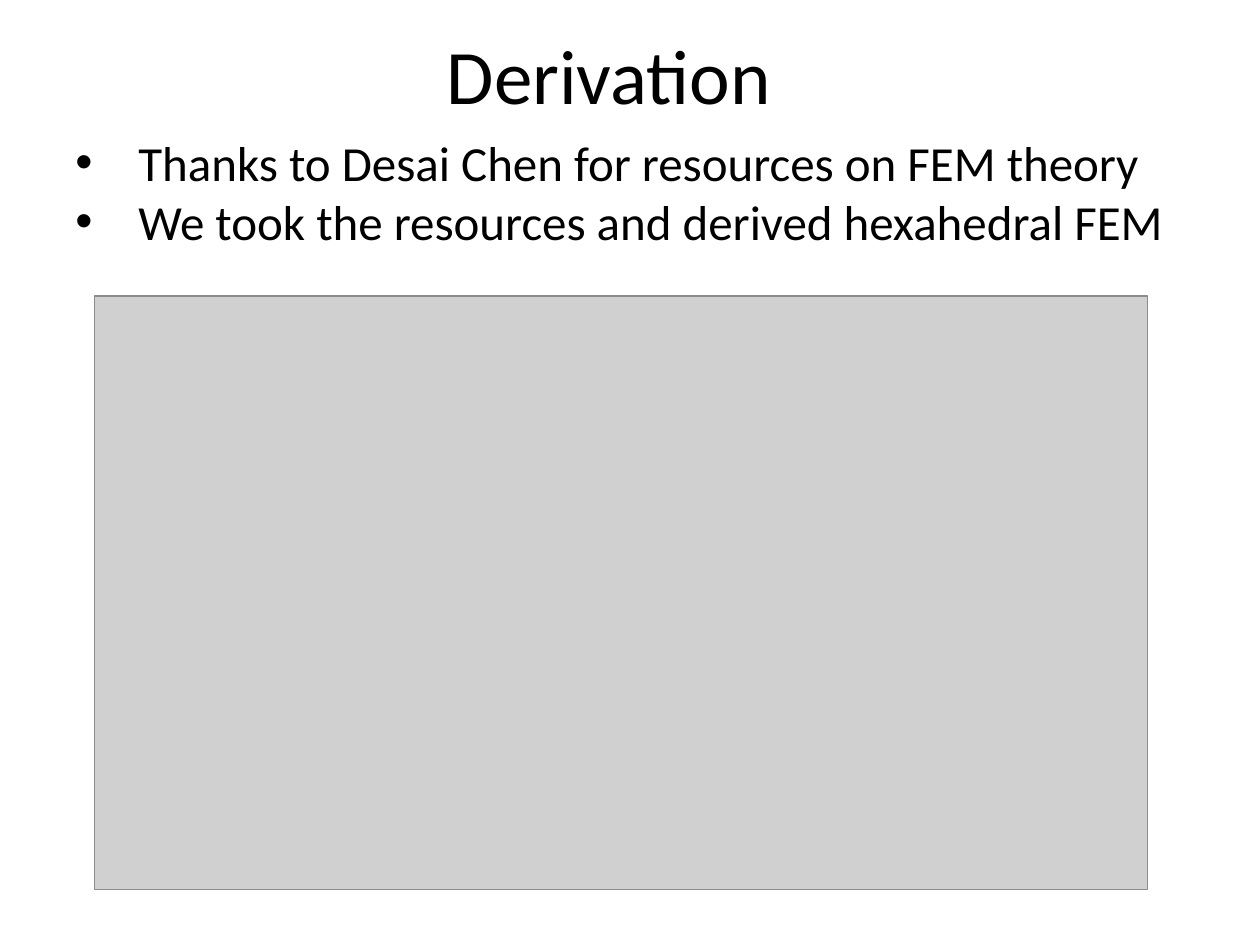
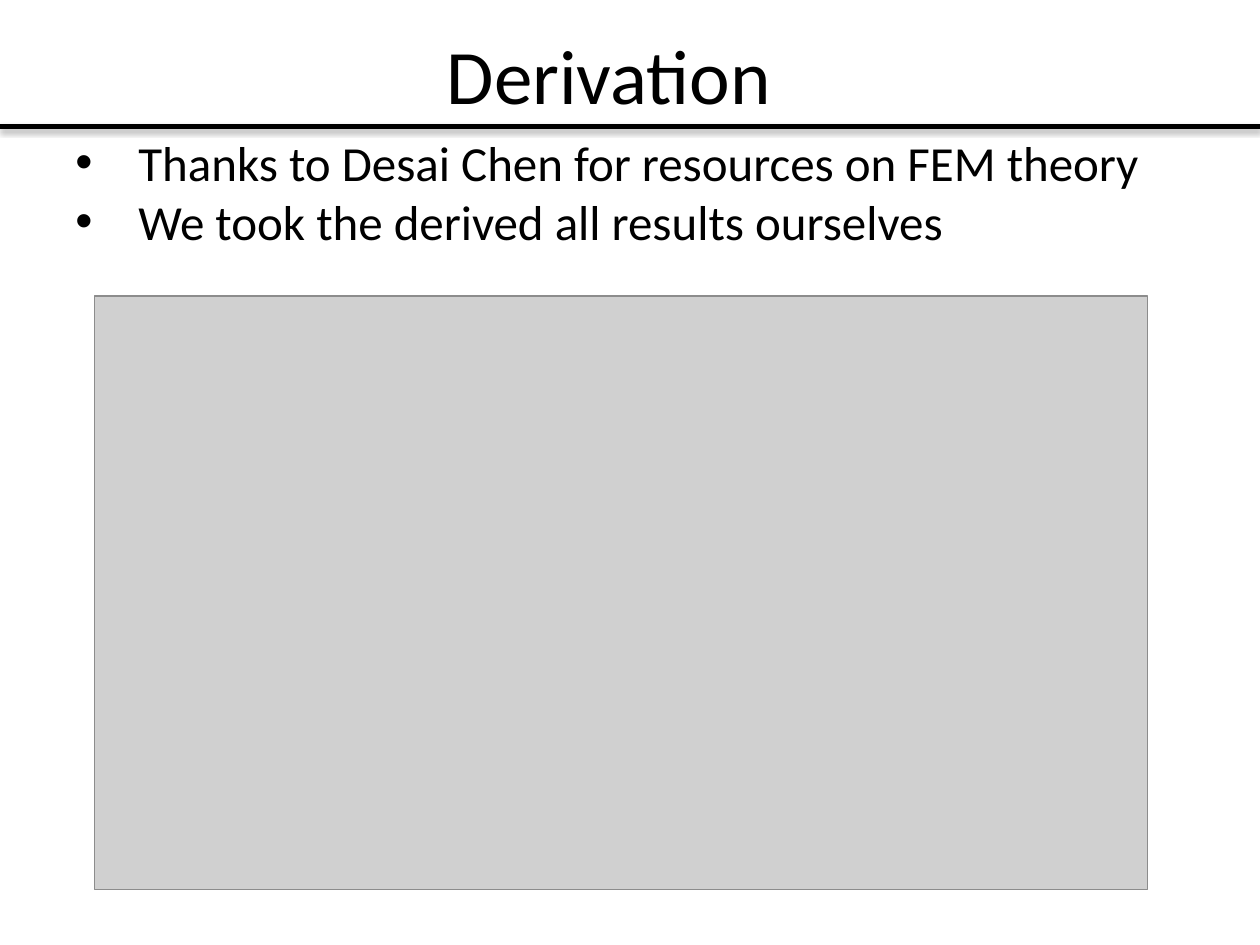
Before and after one commit to arjunnar/MakerbotFEMSim, a slide deck: slide 3 of Midpoint Presentation/6.S079MidpointPresentation.pptx. Drawn at 1260x945 pixels with LibreOffice and Linux fonts; fonts in the diff are those of the drawing; grey boxes stand for pictures. Boxes give left, top, right and bottom in pixels: in the first picture for what was removed or moved away, otherwise in the second. Text is boxed around its words. In the diff, an @@ line names an element or a change of style, - is before the commit and + after.

```diff
--- a/Midpoint Presentation/6.S079MidpointPresentation.pptx
+++ b/Midpoint Presentation/6.S079MidpointPresentation.pptx
@@ line added from (0, 126) to (1260, 126), #000000 3 pt @@
@@ text at <box>138,206,943,241</box>: text changed @@
-• We took the resources and derived hexahedral FEM
+• We took the derived all results ourselves
```
Also in this commit, not shown: 3 other slides changed.
